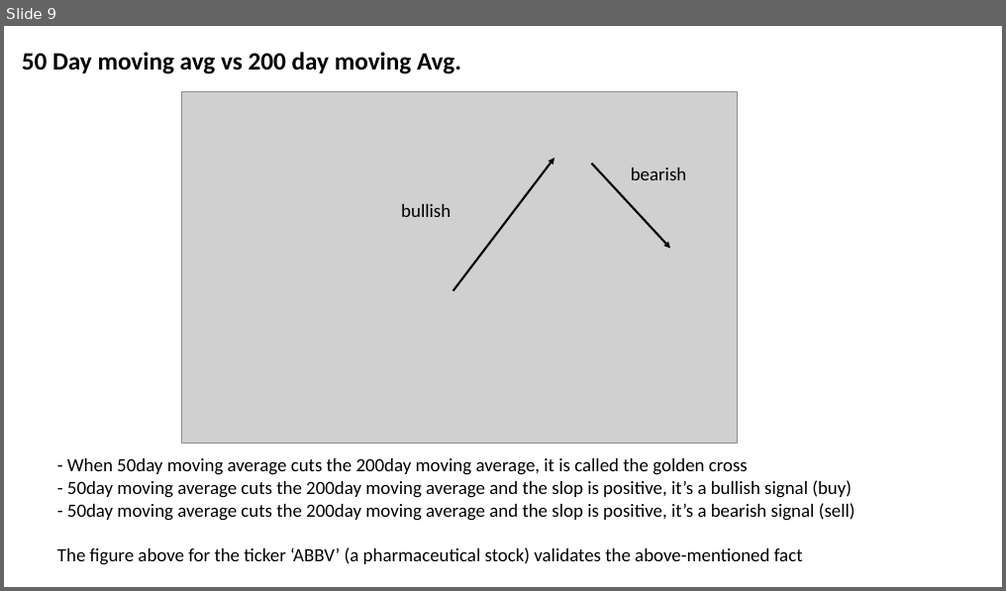
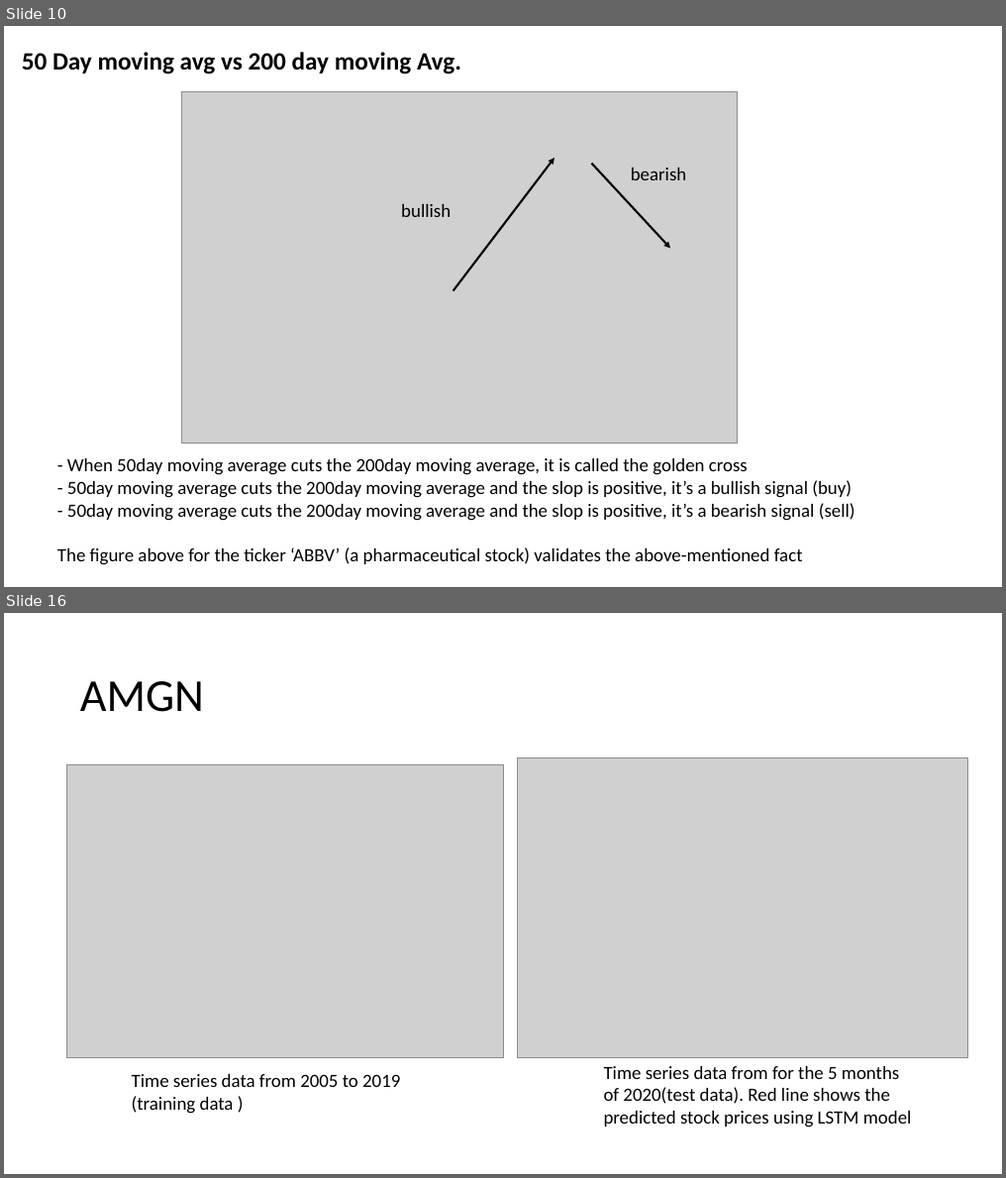
Before and after one commit to rashuvro/Data_science_journey, a slide deck: springboard/capstone 2/capstone 2 slides.pptx. Shown one above the other, each under a label of ours: slide 9 before the commit, slides 10 and 16 after it; the slides between them are not shown. The pictures are 1006x591 and 1006x1178 pixels, drawn with LibreOffice and Linux fonts; fonts in the diff are those of the drawing; grey boxes stand for pictures. Boxes give left, top, right and bottom in pixels: in the first picture for what was removed or moved away, otherwise in the second. Text is boxed around its words. In the diff, an @@ line names an element or a change of style, - is before the commit and + after.

```diff
--- a/springboard/capstone 2/capstone 2 slides.pptx
+++ b/springboard/capstone 2/capstone 2 slides.pptx
@@ slide 16 added at (x1=4, y1=613, x2=1002, y2=1174), background #FFFFFF @@
@@ title added at (x1=80, y1=681, x2=204, y2=712), 44 pt, text #000000 @@
+AMGN
@@ picture added at (x1=517, y1=759, x2=967, y2=1059) @@
@@ picture added at (x1=67, y1=765, x2=503, y2=1059) @@
@@ text added at (x1=132, y1=1074, x2=400, y2=1114), 18 pt, text #000000 @@
+Time series data from 2005 to 2019 (training data )
@@ text added at (x1=604, y1=1066, x2=912, y2=1128), 18 pt, text #000000 @@
+Time series data from for the 5 months of 2020(test data). Red line shows the predicted stock prices using LSTM model
@@ what was slide 9 is now slide 10 @@
```
Also in this commit, not shown: 1 slide changed, 12 other slides added, 3 other files.
